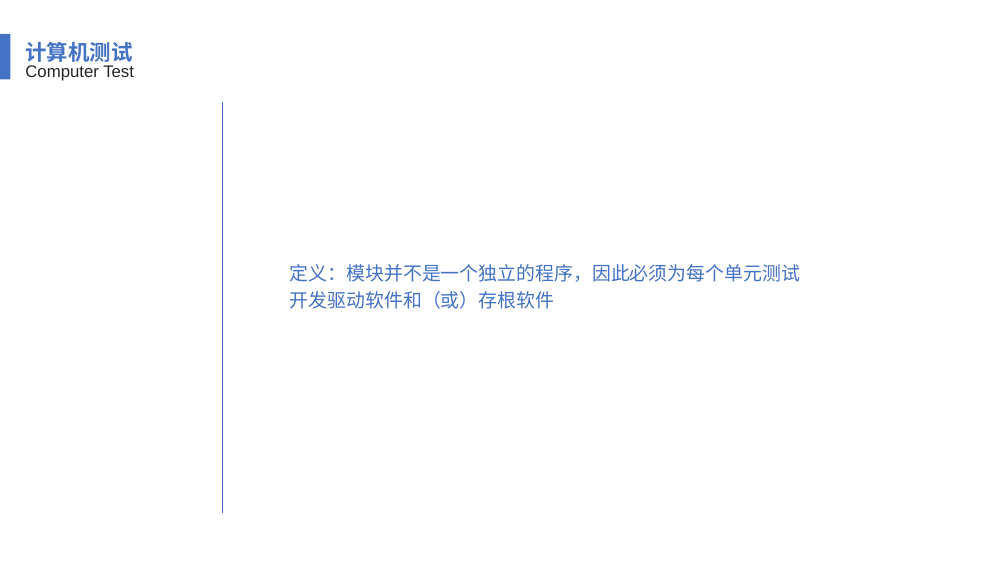
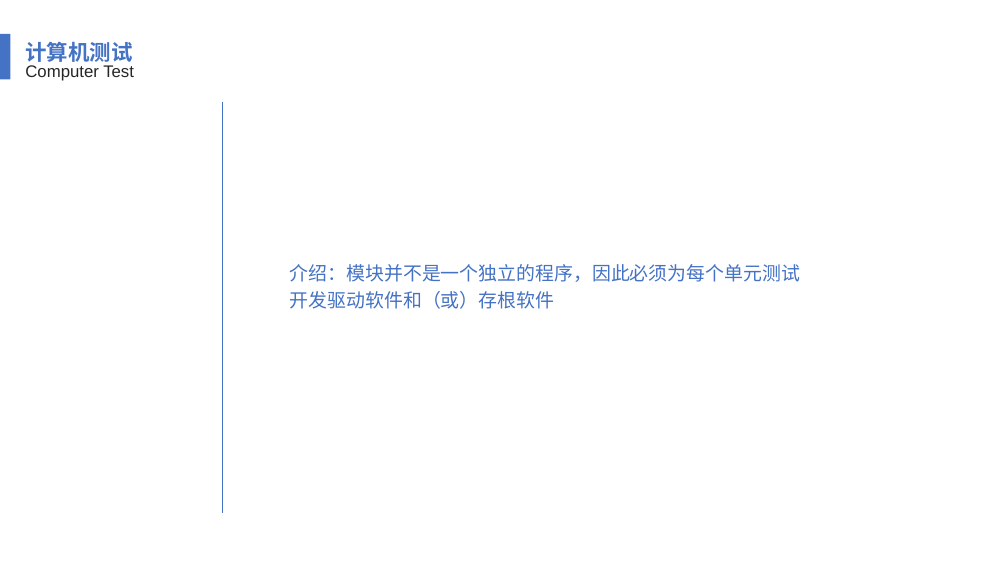
Before and after one commit to SE2018-G11/Chat-helper, a slide deck: slide 25 of 翻转课堂1.pptx (slide 16 before the commit). Drawn at 1008x567 pixels with LibreOffice and Linux fonts; fonts in the diff are those of the drawing. Boxes give left, top, right and bottom in pixels: in the first picture for what was removed or moved away, otherwise in the second. Text is boxed around its words. In the diff, an @@ line names an element or a change of style, - is before the commit and + after.

```diff
--- a/翻转课堂1.pptx
+++ b/翻转课堂1.pptx
@@ text at <box>290,264,800,309</box>: text changed @@
-定义：模块并不是一个独立的程序，因此必须为每个单元测试开发驱动软件和（或）存根软件
+介绍：模块并不是一个独立的程序，因此必须为每个单元测试开发驱动软件和（或）存根软件
```
Also in this commit, not shown: 14 other slides changed, 14 slides added.
